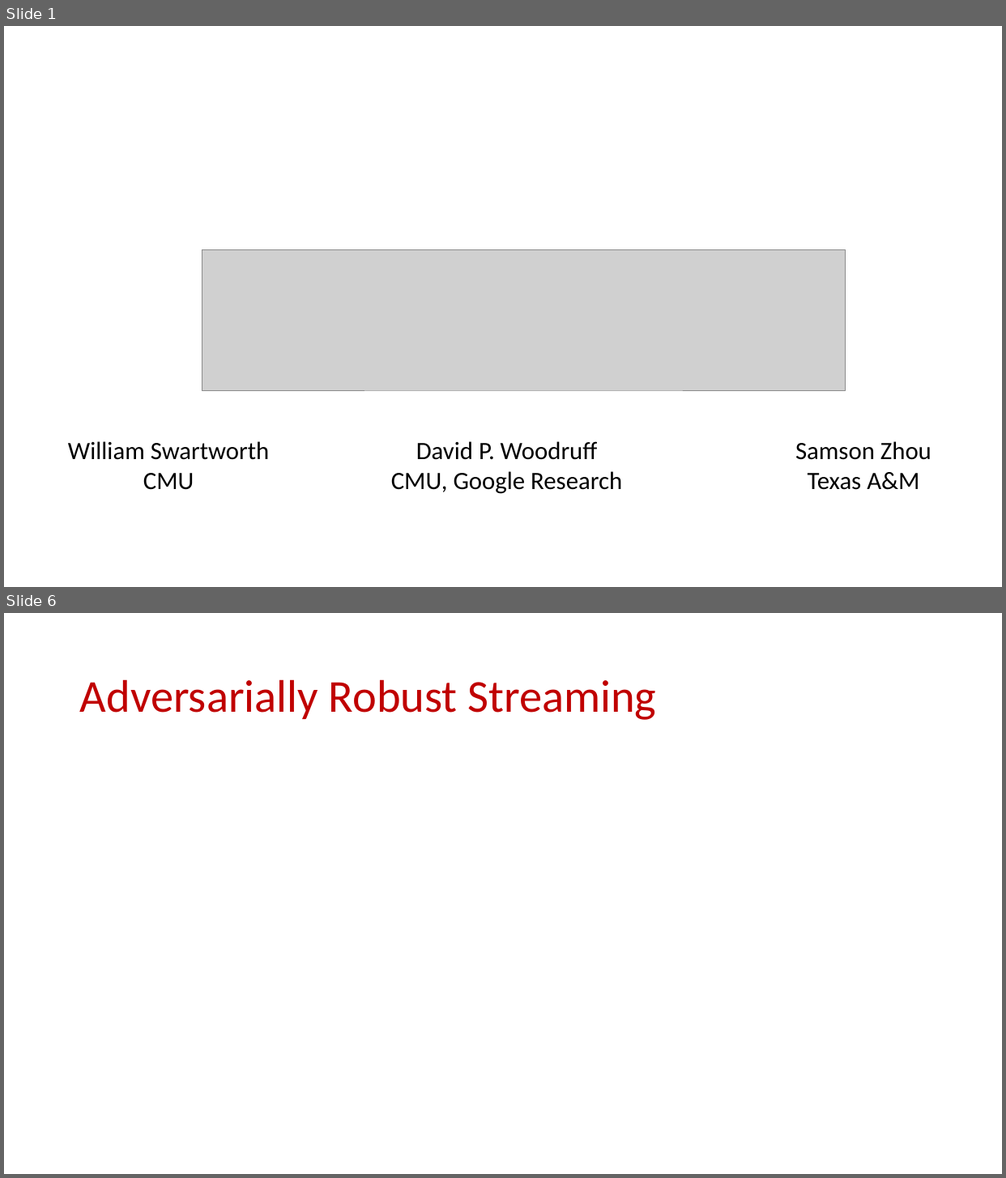
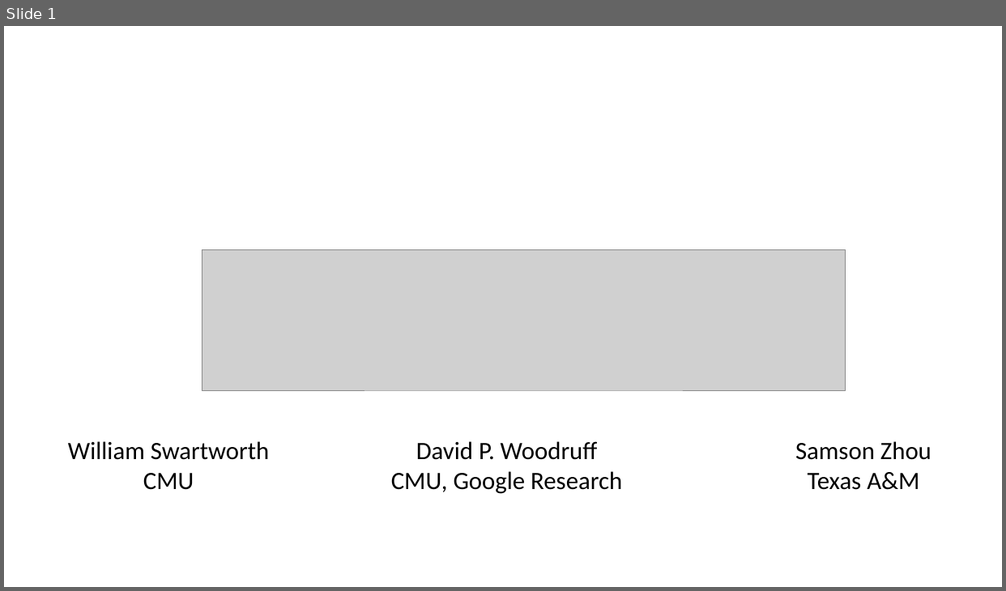
Before and after one commit to samsonzhou/samsonzhou.github.io, a slide deck: other-talks/RANDOM 2026.pptx. Shown one above the other, each under a label of ours: slides 1 and 6 before the commit, slide 1 after it; the slides between them are not shown. The pictures are 1006x1178 and 1006x591 pixels, drawn with LibreOffice and Linux fonts; fonts in the diff are those of the drawing; grey boxes stand for pictures. Boxes give left, top, right and bottom in pixels: in the first picture for what was removed or moved away, otherwise in the second. Text is boxed around its words. In the diff, an @@ line names an element or a change of style, - is before the commit and + after.

```diff
--- a/other-talks/RANDOM 2026.pptx
+++ b/other-talks/RANDOM 2026.pptx
@@ slide 6 removed at [4, 613, 1002, 1174], background #FFFFFF @@
@@ title removed at [80, 679, 656, 720] @@
-Adversarially Robust Streaming
```
Also in this commit, not shown: 1 slide changed, 3 slides added, 36 other slides removed, 3 other files.
